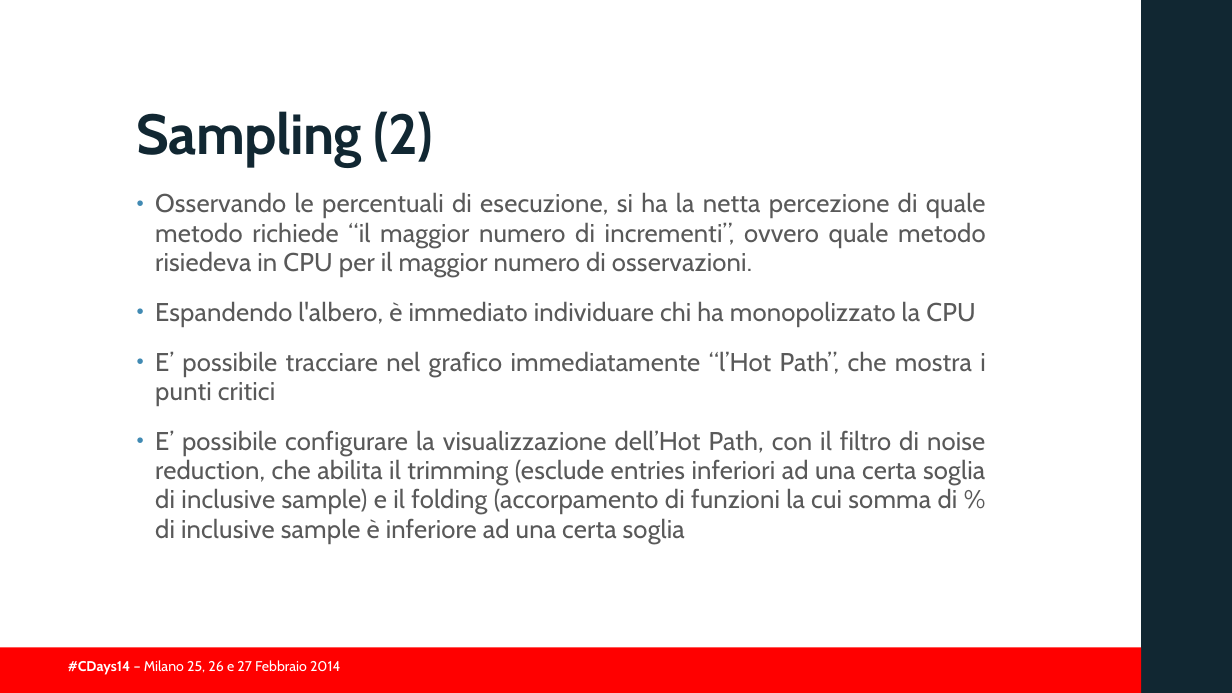
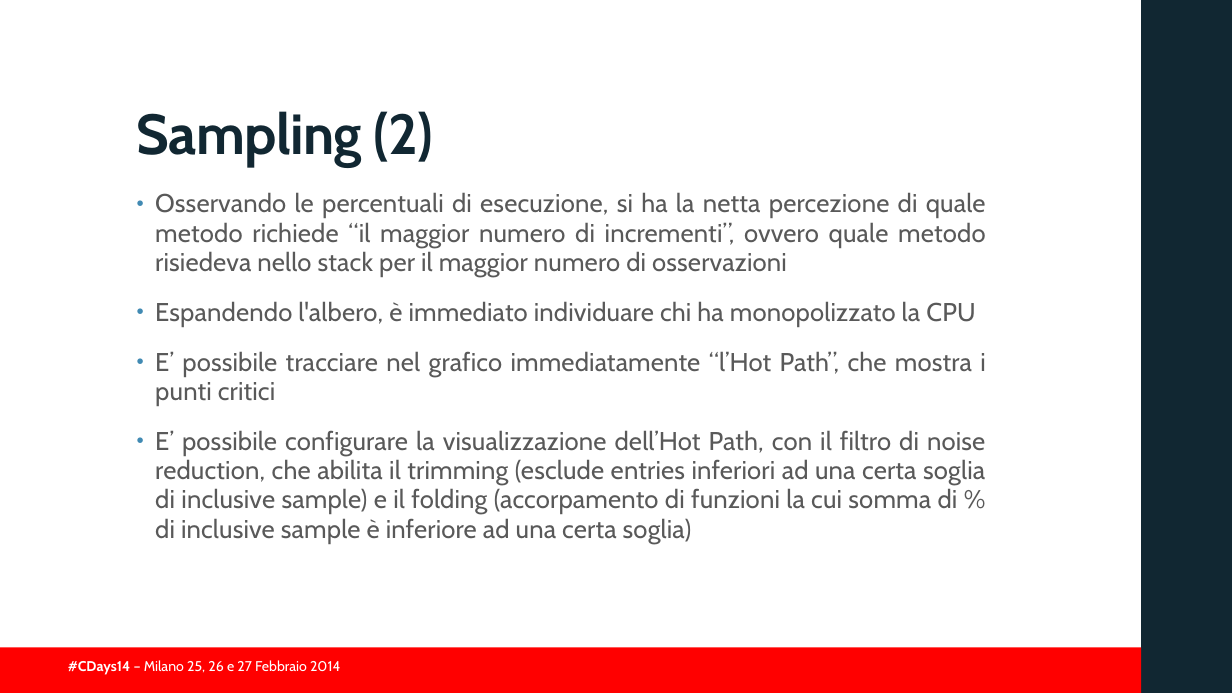
Before and after one commit to guidop/CDays14, a slide deck: slide 26 of presentazioneCDAYS2014.pptx. Drawn at 1232x693 pixels with LibreOffice and Linux fonts; fonts in the diff are those of the drawing; background and template pictures are left out. Boxes give left, top, right and bottom in pixels: in the first picture for what was removed or moved away, otherwise in the second. Text is boxed around its words. In the diff, an @@ line names an element or a change of style, - is before the commit and + after.

```diff
--- a/presentazioneCDAYS2014.pptx
+++ b/presentazioneCDAYS2014.pptx
@@ text at (155, 192, 986, 277): text changed @@
-• Osservando le percentuali di esecuzione, si ha la netta percezione di quale metodo richiede “il maggior numero di incrementi”, ovvero quale metodo risiedeva in CPU per il maggior numero di osservazioni.
+• Osservando le percentuali di esecuzione, si ha la netta percezione di quale metodo richiede “il maggior numero di incrementi”, ovvero quale metodo risiedeva nello stack per il maggior numero di osservazioni
@@ text at (155, 430, 985, 543): text changed @@
-• E’ possibile configurare la visualizzazione dell’Hot Path, con il filtro di noise reduction, che abilita il trimming (esclude entries inferiori ad una certa soglia di inclusive sample) e il folding (accorpamento di funzioni la cui somma di % di inclusive sample è inferiore ad una certa soglia
+• E’ possibile configurare la visualizzazione dell’Hot Path, con il filtro di noise reduction, che abilita il trimming (esclude entries inferiori ad una certa soglia di inclusive sample) e il folding (accorpamento di funzioni la cui somma di % di inclusive sample è inferiore ad una certa soglia)
```
Also in this commit, not shown: 25 other slides changed, 1 slide removed, 3 other files.
